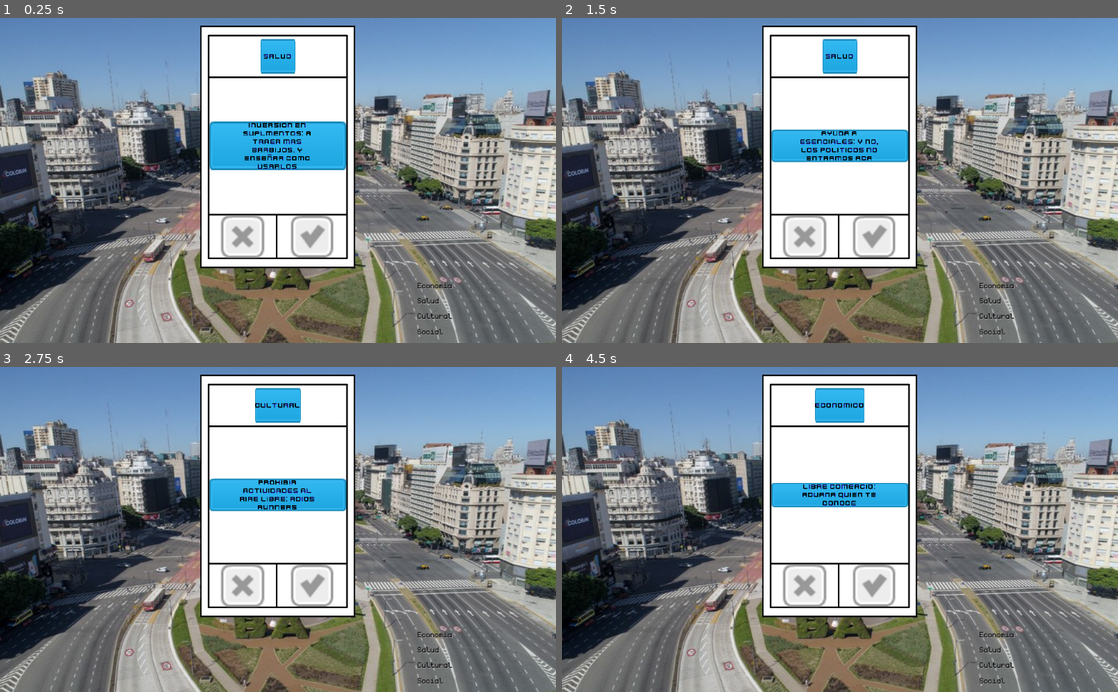
Above: before the commit, frames 1-4 (two rows, left to right).
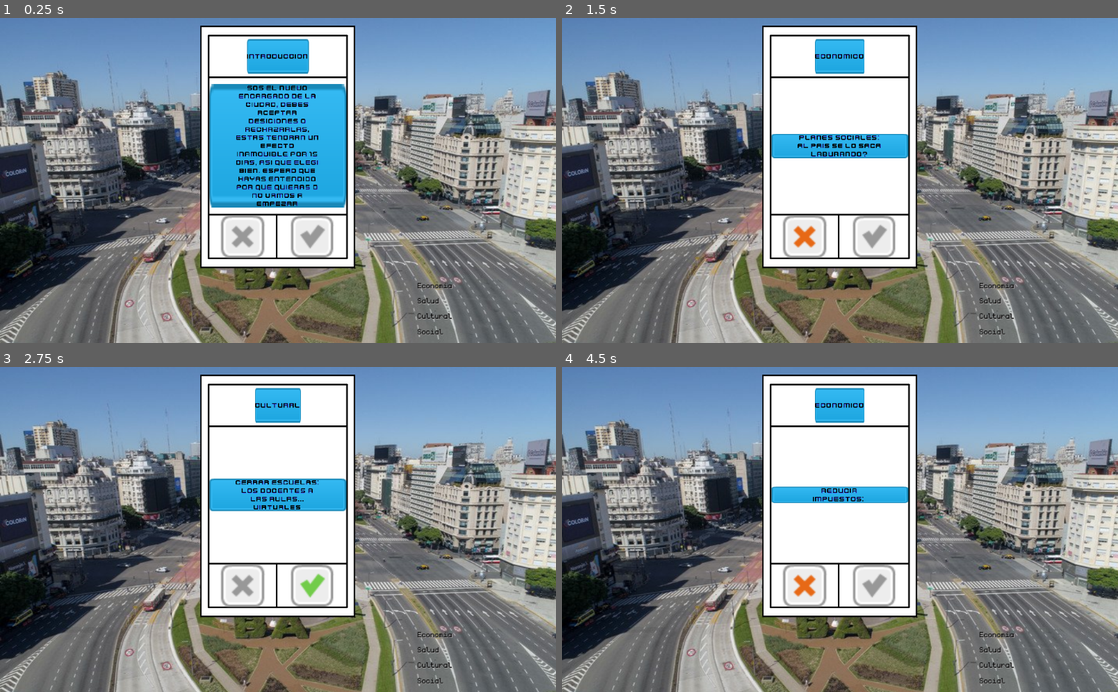
Above: after the commit, the same moments.

Repository: compumundohipermegaredUNQ/SimCovid-21
Game: Godot game, scene res://Main.tscn
Two runs of this game, one before a commit and one after it. Both use one fixed random seed, a clock stepped at 60 frames per second and the inputs below.
Inputs (mouse positions are in pixels of both pictures, inside the frame that each line leads up to):
- Up to frame 1 (0.25 s): no input
- Up to frame 2 (1.5 s): click (873, 235) at 0.52 s; click (806, 235) at 1.27 s
- Up to frame 3 (2.75 s): click (311, 584) at 2.02 s
- Up to frame 4 (4.5 s): click (806, 584) at 2.77 s; click (873, 584) at 3.52 s; click (806, 584) at 4.27 s

The runs differ from the first frame. In frame 1, 7.6% of the frame differs, in the area x 37-63%, y 6-59%; in frame 2, 2.0%; in frame 3, 0.7%; in frame 4, 1.2%.

Commit message:
CastCard implemented

Diff:
--- a/src/Card/CardsDatabase.gd
+++ b/src/Card/CardsDatabase.gd
@@ -8,30 +8,28 @@
 #}
 
 const INITIAL_DECK = {
-	'Social': [
-		["Limitar Comercios: A usar MercadoLibre y Rappi", [-0.2, -0.08, 0, 0.04]],
-		["Limitar Circulacion: No mas salidas, solo clandestinas", [-0.14, -0.05, -0.02, 0.06]],
-		["Prohibir Eventos: Bienvenidos los Zoomples", [-0.18, 0, -0.04, 0.05]],
+
+		0: ["Introduccion", "Sos el nuevo encargado de la ciudad, debes aceptar desiciones o rechazarlas, estas tendran un efecto inamovible por 15 dias, asi que elegi bien. Espero que hayas entendido por que quieras o no vamos a empezar", [0.0, 0.0, 0, 0.0]],
+
+		1: ['Social', "Limitar Comercios: A usar MercadoLibre y Rappi", [-0.2, -0.08, 0, 0.04]],
+		5: ['Social', "Limitar Circulacion: No mas salidas, solo clandestinas", [-0.14, -0.05, -0.02, 0.06]],
+		9: ['Social', "Prohibir Eventos: Bienvenidos los Zoomples", [-0.18, 0, -0.04, 0.05]],
 #		["Eventos", "Prohibir eventos masivos", 0.6],
-	],
-	'Economico': [
-		["Planes Sociales: Al pais se lo saca laburando?", [0.6, -0.17, 0.0, 0.02]],
-		["Reducir Impuestos: ", [0.07, -0.19, -0.03, -0.4]],
-		["Libre Comercio: Aduana quien te conoce", [-0.03, -0.14, 0.04, 0.1]],
+
+		2: ['Economico', "Planes Sociales: Al pais se lo saca laburando?", [0.6, -0.17, 0.0, 0.02]],
+		6: ['Economico', "Reducir Impuestos: ", [0.07, -0.19, -0.03, -0.4]],
+		10: ['Economico', "Libre Comercio: Aduana quien te conoce", [-0.03, -0.14, 0.04, 0.1]],
 #		["Dolar", "Aumentar cepo", 0.3],
-	],
-	'Cultural': [
-		["Cerrar Escuelas: Los docentes a las aulas... virtuales", [-0.04, 0.0, -0.19, 0.07]],
-		["Prohibir Deportes: Excepto las canchitas de fulbo 5", [-0.06, 0.0, -0.15, 0.06]],
-		["Prohibir Actividades al Aire Libre: Adios runners", [-0.08, 0.0, -0.17, 0.05]],
+
+		3: ['Cultural', "Cerrar Escuelas: Los docentes a las aulas... virtuales", [-0.04, 0.0, -0.19, 0.07]],
+		7: ['Cultural', "Prohibir Deportes: Excepto las canchitas de fulbo 5", [-0.06, 0.0, -0.15, 0.06]],
+		11: ['Cultural', "Prohibir Actividades al Aire Libre: Adios runners", [-0.08, 0.0, -0.17, 0.05]],
 #		["Museos", "Cerrar museos", 0.4],
-	],
-	'Salud': [
-		["Ayuda a Esenciales: Y no, los politicos no entramos aca", [0.04, -0.07, 0.0, 0.15]],
-		["Aumento de Investigacion: Es esto o tener fe de no salir hablando ruso", [0.0, -0.06, 0.03, 0.17]],
-		["Inversion en Suplmentos: A traer mas barbijos, y enseñar como usarlos", [0.03, -0.08, 0.02, 0.19]],
-#		["Vacunas", "Conseguir vacunas", 0.4],
-	]
+
+		4: ['Salud', "Ayuda a Esenciales: Y no, los politicos no entramos aca", [0.04, -0.07, 0.0, 0.15]],
+		8: ['Salud', "Aumento de Investigacion: Es esto o tener fe de no salir hablando ruso", [0.0, -0.06, 0.03, 0.17]],
+		12: ['Salud', "Inversion en Suplmentos: A traer mas barbijos, y enseñar como usarlos", [0.03, -0.08, 0.02, 0.19]],
+#		["Vacunas", "Conseguir vacunas", 0.4]
 }
 
 func get_initial_deck():
--- a/src/DeckOfCards/DeckOfCards.gd
+++ b/src/DeckOfCards/DeckOfCards.gd
@@ -3,7 +3,8 @@
 export (PackedScene) var cardScene
 
 var parent
-var count = 12
+var initial_deck = CardsDatabaseDeck.get_initial_deck()
+var cardNumber = 0
 var multipliers = {
 	'Social': 1,
 	'Cultural': 0.5,
@@ -13,18 +14,23 @@
 
 func initialize(main):
 	parent = main
-	var initial_deck = CardsDatabaseDeck.get_initial_deck()
-	for type in initial_deck:
-		for card in initial_deck[type]:
-			var card_instance = cardScene.instance()
-			card_instance.initialize(type, card[0], card[1], self)
-			main.add_child(card_instance)
+	getNextCard()
+
+func getNextCard():
+	castCard(initial_deck[cardNumber])
+	cardNumber+=1
+
+func castCard(card):
+	var card_instance = cardScene.instance()
+	card_instance.initialize(card[0], card[1], card[2], self)
+	parent.add_child(card_instance)
 
 func checked(type, multiplier):
 	multipliers.Social += multiplier[0]
 	multipliers.Cultural += multiplier[1]
 	multipliers.Economico += multiplier[2]
 	multipliers.Salud += multiplier[3]
-	self.count -= 1
-	if (count == 0):
+	if (cardNumber == 13):
 		parent._startGame(multipliers)
+	else:
+		getNextCard()
